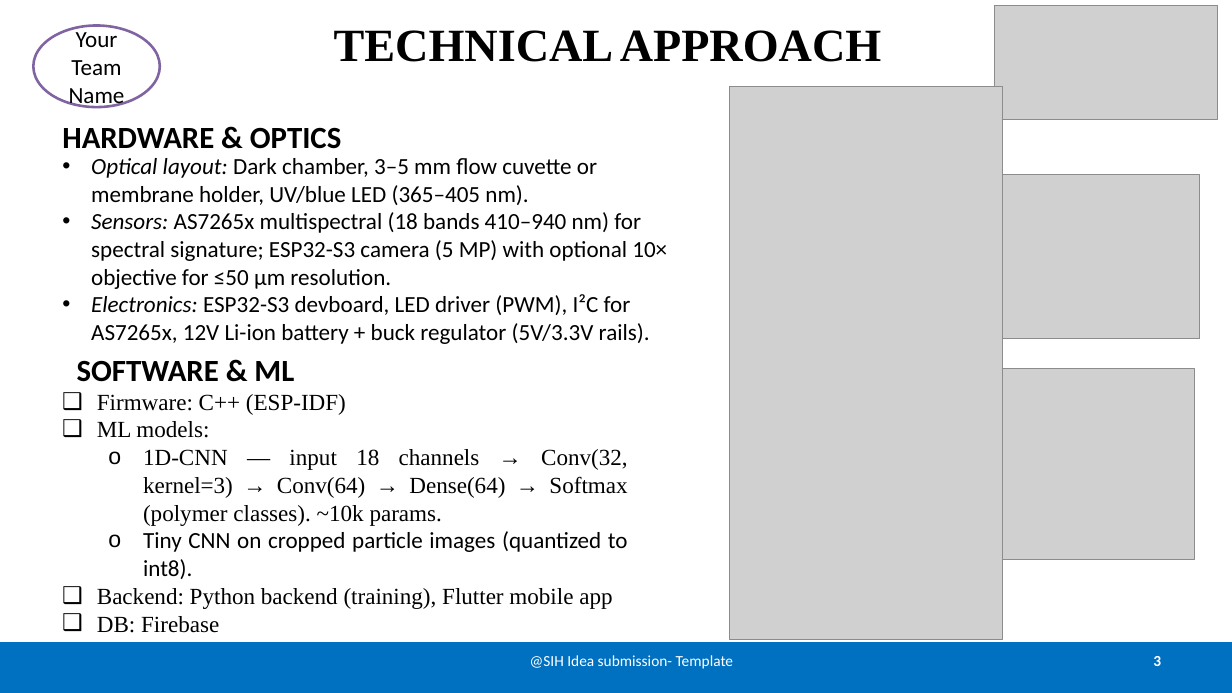
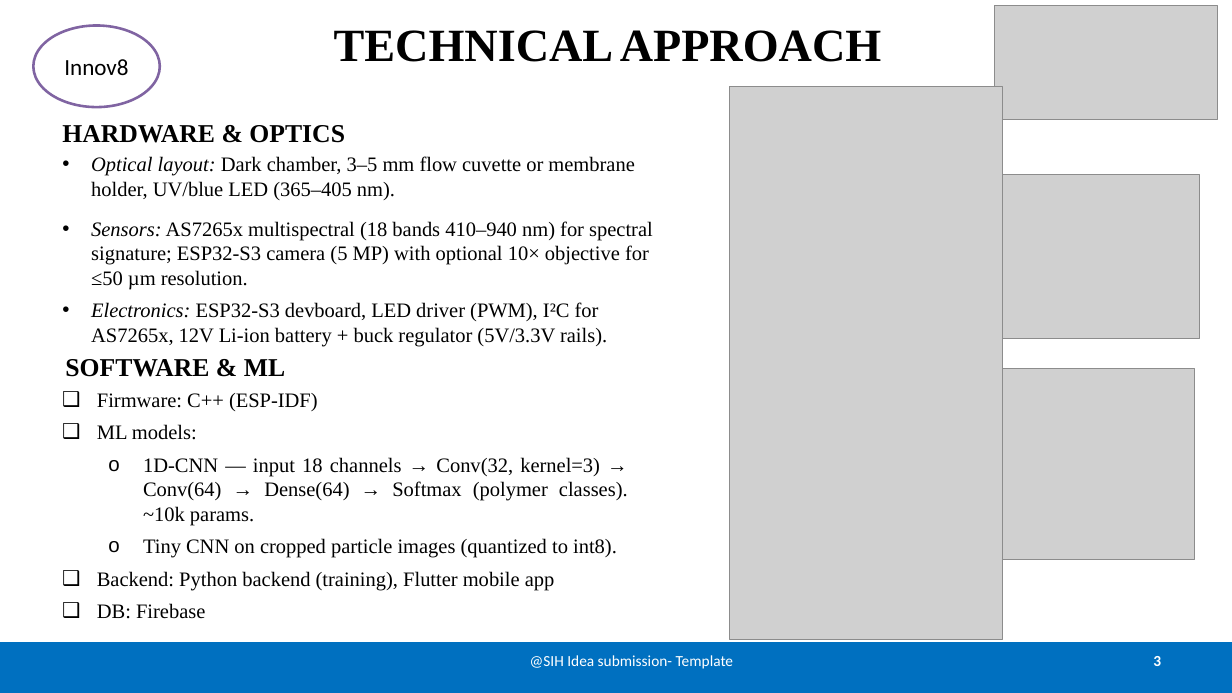
Before and after one commit to sanjaykn8/SIH25, a slide deck: slide 3 of Detector.pptx. Drawn at 1232x693 pixels with LibreOffice and Linux fonts; fonts in the diff are those of the drawing; grey boxes stand for pictures. Boxes give left, top, right and bottom in pixels: in the first picture for what was removed or moved away, otherwise in the second. Text is boxed around its words. In the diff, an @@ line names an element or a change of style, - is before the commit and + after.

Commit message:
ppt

```diff
--- a/Detector.pptx
+++ b/Detector.pptx
@@ text in ellipse at bbox=[64, 59, 128, 75]: text changed @@
-Your Team Name
+Innov8
@@ text "HARDWARE & OPTICS" at bbox=[62, 125, 345, 143]: size 24 to 20 pt, font Calibri to Times New Roman @@
@@ text "Optical layout: Dark chamber, 3–5 ..." at bbox=[91, 156, 653, 347]: size 18 to 16 pt, font Calibri to Times New Roman; more space between paragraphs @@
@@ text "SOFTWARE & ML" at bbox=[65, 359, 285, 377]: size 24 to 20 pt, font Calibri to Times New Roman @@
@@ text "SOFTWARE & ML": place and size @@
-text "SOFTWARE & ML" at bbox=[77, 360, 294, 382]
+text "SOFTWARE & ML" at bbox=[65, 359, 285, 377]
@@ text "Firmware: C++ (ESP-IDF)" at bbox=[97, 393, 628, 619]: size 18 to 16 pt; font Calibri to Times New Roman in "Tiny CNN on cropped particle images (quantized ..."; more space between paragraphs @@
```
Also in this commit, not shown: 6 other slides changed.
